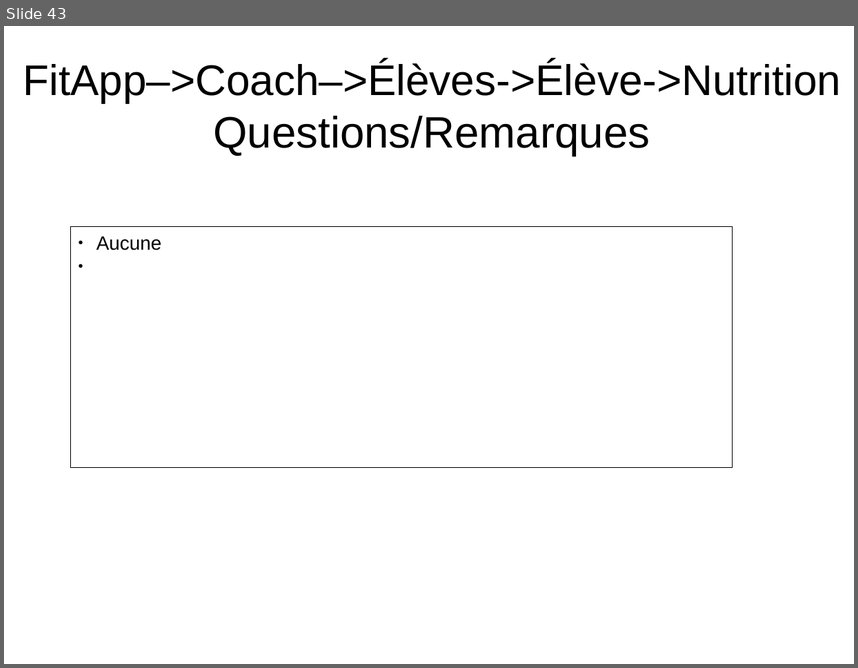
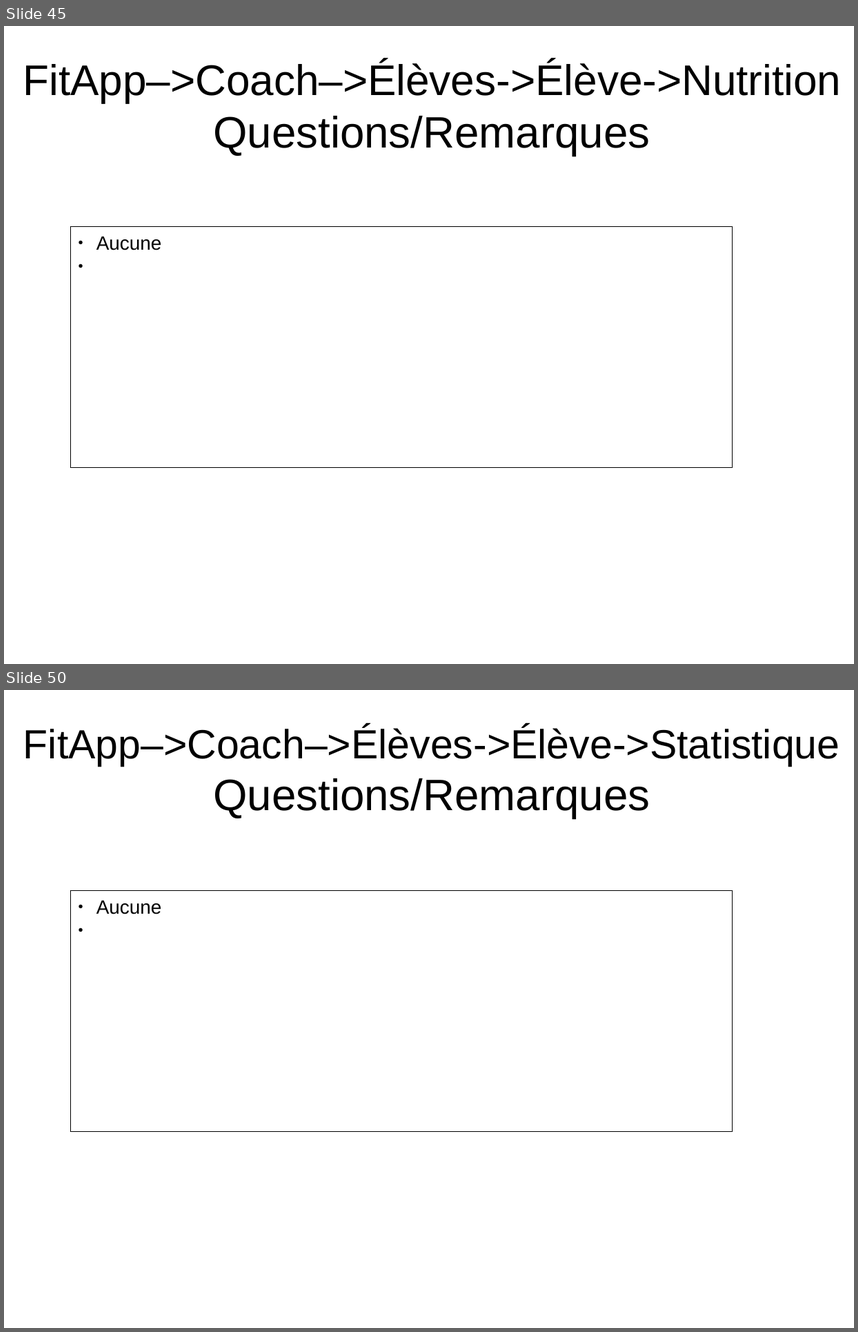
Before and after one commit to NicolasGavard/WebVysionSportV2, a slide deck: Documentations/FitApp - Elèves v1.02.odp. Shown one above the other, each under a label of ours: slide 43 before the commit, slides 45 and 50 after it; the slides between them are not shown. The pictures are 858x668 and 858x1332 pixels, drawn with LibreOffice and Linux fonts; fonts in the diff are those of the drawing. Boxes give left, top, right and bottom in pixels: in the first picture for what was removed or moved away, otherwise in the second. Text is boxed around its words. In the diff, an @@ line names an element or a change of style, - is before the commit and + after.

```diff
--- a/Documentations/FitApp - Elèves v1.02.odp
+++ b/Documentations/FitApp - Elèves v1.02.odp
@@ slide 50 added at (4,690,854,1328), background #FFFFFF @@
@@ title added at (23,726,840,818), 38 pt, text #000000 @@
+FitApp–>Coach–>Élèves->Élève->Statistique
+Questions/Remarques
@@ rectangle added at (70,891,732,1131), outline #000000 0 pt, 18 pt, text #000000 @@
+● Aucune
@@ what was slide 43 is now slide 45 @@
```
Also in this commit, not shown: 2 slides changed, 6 other slides added, 7 other files.
